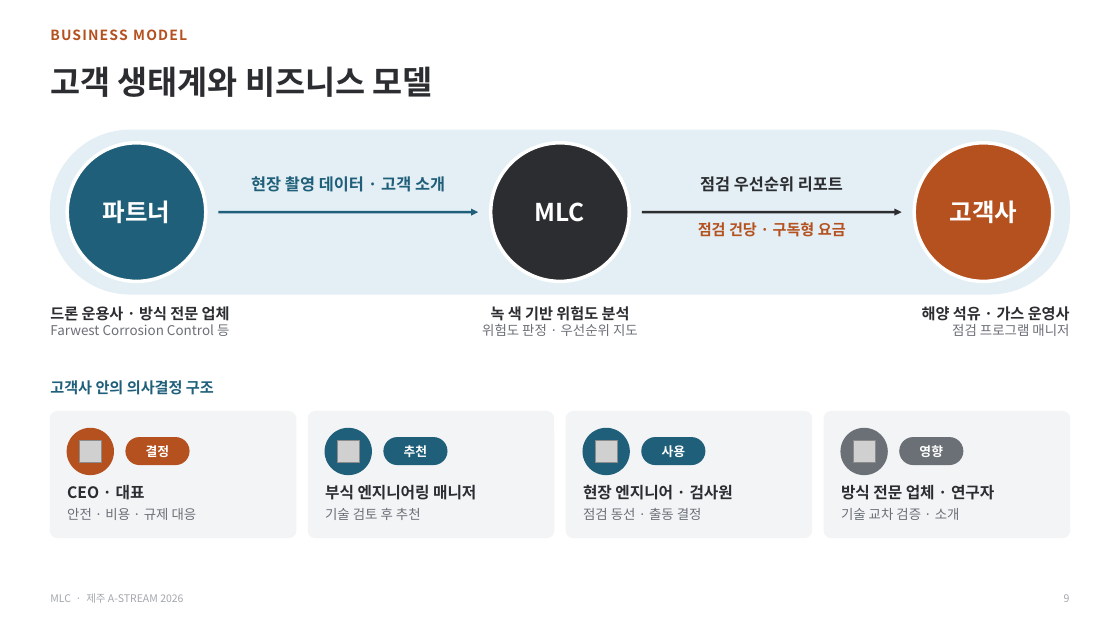
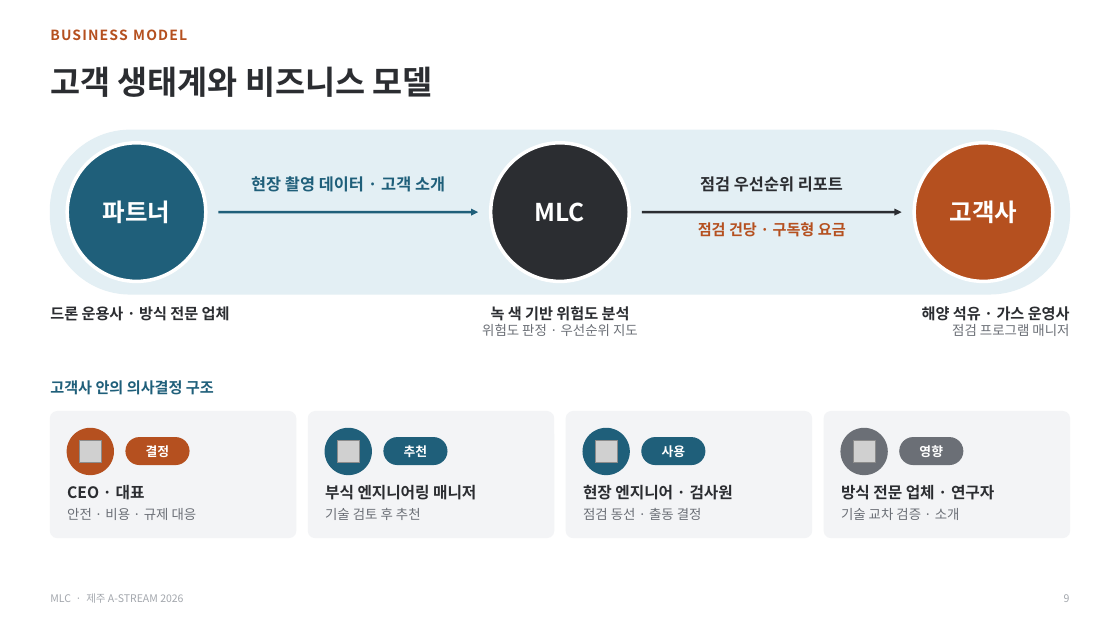
Before and after one commit to zscfvgbb-cmyk/PPT, a slide deck: slide 9 of MLC_IR_A-STREAM2026_v3.pptx. Drawn at 1120x630 pixels with LibreOffice and Linux fonts; fonts in the diff are those of the drawing; grey boxes stand for pictures. Boxes give left, top, right and bottom in pixels: in the first picture for what was removed or moved away, otherwise in the second. Text is boxed around its words. In the diff, an @@ line names an element or a change of style, - is before the commit and + after.

```diff
--- a/MLC_IR_A-STREAM2026_v3.pptx
+++ b/MLC_IR_A-STREAM2026_v3.pptx
@@ text at [50,324,229,336]: paragraph removed @@
-Farwest Corrosion Control 등
```
Also in this commit, not shown: 4 other slides changed, 1 other file.
